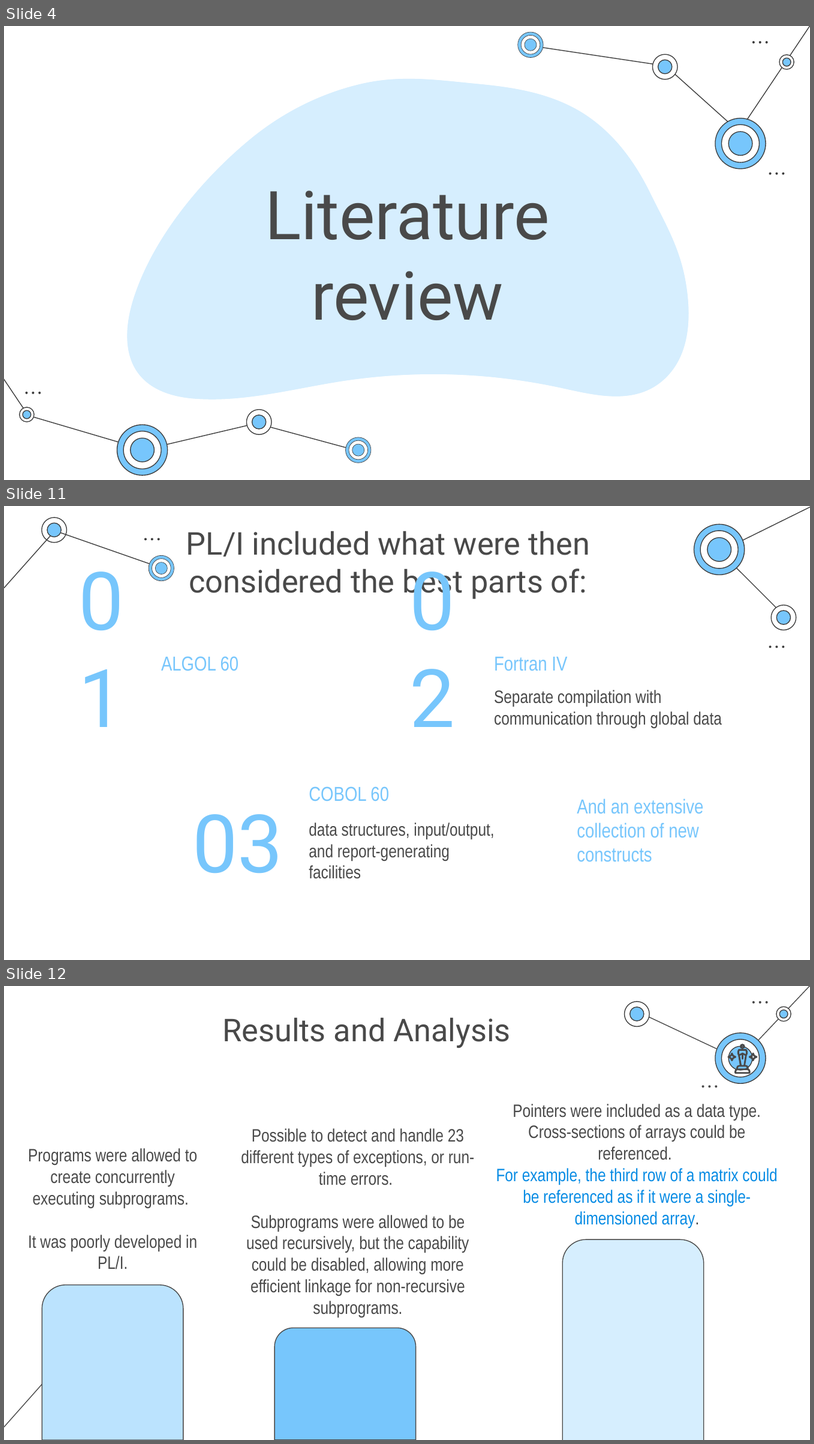
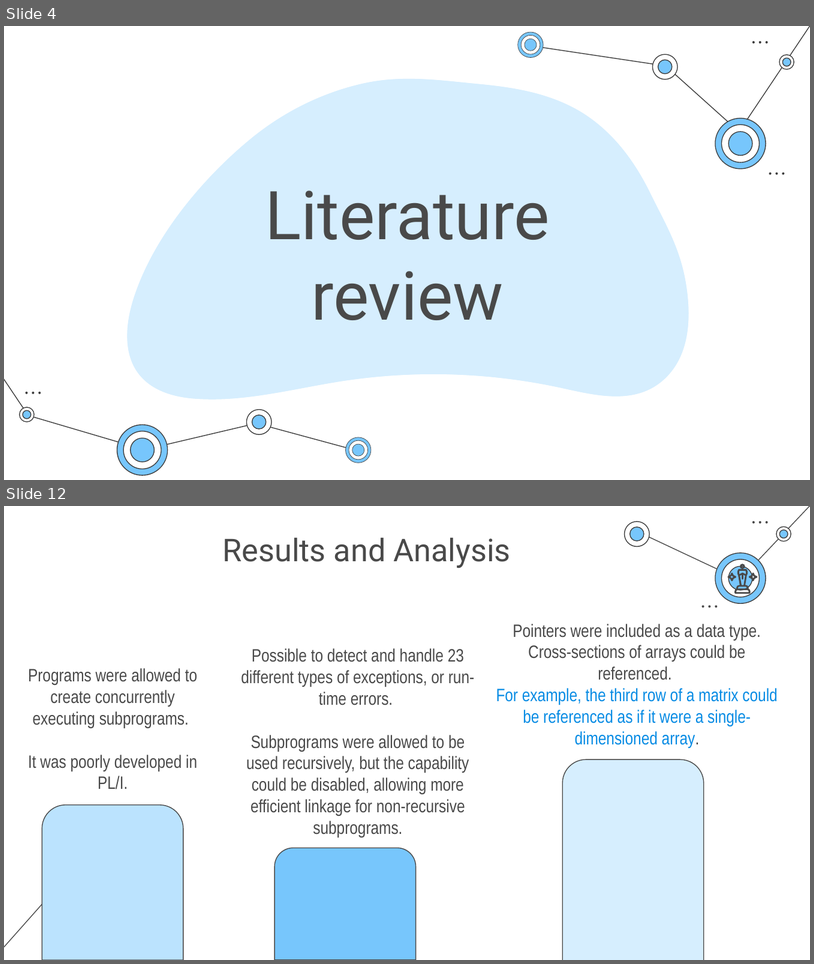
Before and after one commit to NAyeshaKhan/Heart-Disease-Prediction, a slide deck: Heart Disease Prediction System.pptx. Shown one above the other, each under a label of ours: slides 4, 11 and 12 before the commit, slides 4 and 12 after it; the slides between them are not shown. The pictures are 814x1444 and 814x964 pixels, drawn with LibreOffice and Linux fonts; fonts in the diff are those of the drawing. Boxes give left, top, right and bottom in pixels: in the first picture for what was removed or moved away, otherwise in the second. Text is boxed around its words. In the diff, an @@ line names an element or a change of style, - is before the commit and + after.

```diff
--- a/Heart Disease Prediction System.pptx
+++ b/Heart Disease Prediction System.pptx
@@ slide 11 removed at (x1=4, y1=506, x2=810, y2=960), background #FFFFFF @@
@@ freeform shape removed at (x1=41, y1=517, x2=67, y2=543) @@
@@ freeform shape removed at (x1=47, y1=523, x2=61, y2=537) @@
@@ freeform shape removed at (x1=48, y1=523, x2=61, y2=537) @@
@@ line removed from (810, 507) to (723, 550) @@
@@ line removed from (4, 588) to (56, 530) @@
@@ line removed from (56, 531) to (162, 568) @@
@@ ellipse removed at (x1=144, y1=538, x2=147, y2=541) @@
@@ ellipse removed at (x1=151, y1=538, x2=153, y2=541) @@
@@ ellipse removed at (x1=157, y1=538, x2=159, y2=541) @@
@@ title removed at (x1=186, y1=531, x2=590, y2=600) @@
-PL/I included what were then considered the best parts of:
@@ group removed at (x1=694, y1=524, x2=746, y2=576): 6 freeform shapes @@
@@ line removed from (784, 615) to (719, 550) @@
@@ group removed at (x1=149, y1=555, x2=174, y2=581): 6 freeform shapes @@
@@ group removed at (x1=771, y1=604, x2=797, y2=630): 4 freeform shapes @@
@@ ellipse removed at (x1=769, y1=646, x2=771, y2=648) @@
@@ ellipse removed at (x1=776, y1=646, x2=778, y2=648) @@
@@ ellipse removed at (x1=782, y1=646, x2=785, y2=648) @@
@@ text removed at (x1=49, y1=656, x2=153, y2=751) @@
-01
@@ subtitle removed at (x1=161, y1=656, x2=239, y2=671) @@
-ALGOL 60
@@ text removed at (x1=381, y1=656, x2=485, y2=751) @@
-02
@@ subtitle removed at (x1=494, y1=657, x2=567, y2=671) @@
-Fortran IV
@@ subtitle removed at (x1=494, y1=690, x2=722, y2=728) @@
-Separate compilation with communication through global data
@@ subtitle removed at (x1=309, y1=786, x2=389, y2=801) @@
-COBOL 60
@@ subtitle removed at (x1=577, y1=798, x2=704, y2=862) @@
-And an extensive collection of new constructs
@@ text removed at (x1=192, y1=814, x2=283, y2=873) @@
-03
@@ subtitle removed at (x1=309, y1=822, x2=494, y2=879) @@
-data structures, input/output, and report-generating facilities
```
Also in this commit, not shown: 7 slides changed, 5 slides added, 1 other slide removed.
